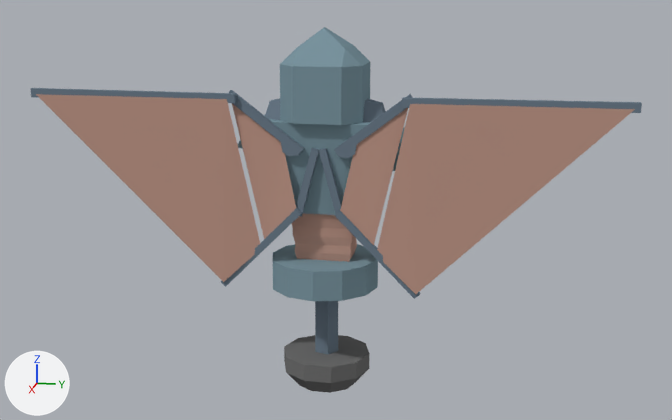
Renders of the Blender file RobotDeliveryService/Assets/Models/robot export.blend from each side of a commit.
One viewpoint serves both versions: a 50 mm lens placed at (7.85, 1.66, 3.6), pointed at (-0.12, 0.06, 1.61). The lights are fixed; the arrows at lower left show +X, +Y and +Z.

Names of what the first picture shows: 'Character'.
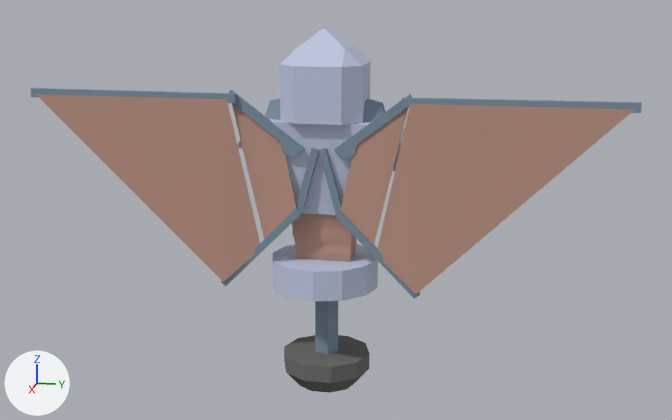
Where the change shows, as pixel boxes [x1, y1, x2, y2] in the pictures (672 x 420 px):
'Character', recoloured: [31, 27, 642, 356] in both

The change, as a diff of the scene's bpy script:
```diff
--- a/RobotDeliveryService/Assets/Models/robot export.blend.py
+++ b/RobotDeliveryService/Assets/Models/robot export.blend.py
@@ mat_iron @@
 mat_iron = diffuse_material('iron?')
-mat_iron.base_color = (0.201, 0.305, 0.356)  # cyan #7c96a1
+mat_iron.base_color = (0.538, 0.59, 0.763)  # light grey #c2cae2
```
